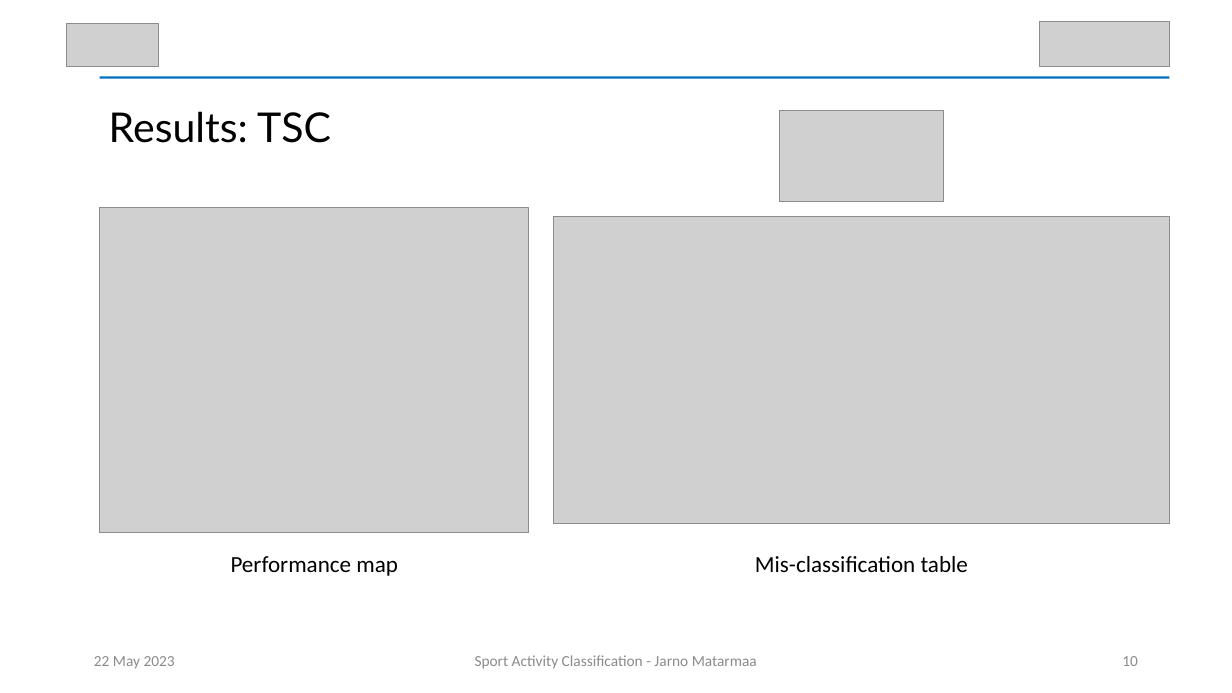
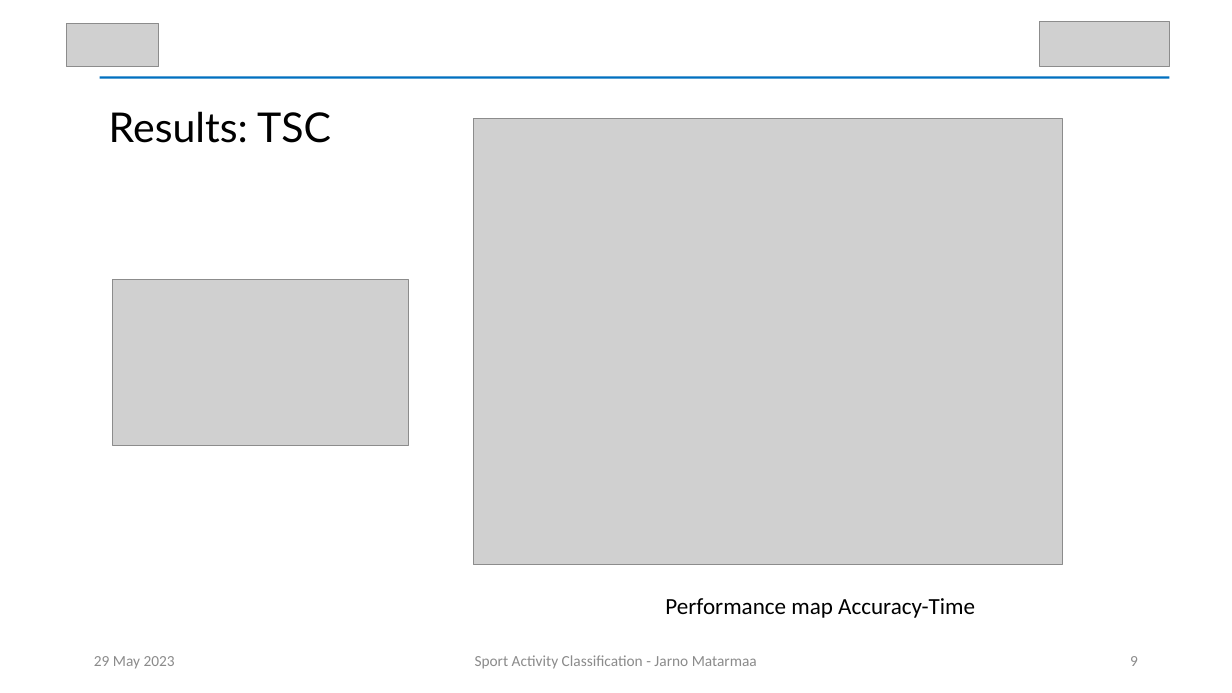
Before and after one commit to JABE22/MasterProject, a slide deck: slide 9 of presentation/SAC_Thesis_Presentation.pptx (slide 10 before the commit). Drawn at 1232x693 pixels with LibreOffice and Linux fonts; fonts in the diff are those of the drawing; grey boxes stand for pictures. Boxes give left, top, right and bottom in pixels: in the first picture for what was removed or moved away, otherwise in the second. Text is boxed around its words. In the diff, an @@ line names an element or a change of style, - is before the commit and + after.

```diff
--- a/presentation/SAC_Thesis_Presentation.pptx
+++ b/presentation/SAC_Thesis_Presentation.pptx
@@ picture: place and size @@
-picture at (100, 208, 530, 533)
+picture at (473, 119, 1063, 566)
@@ picture removed at (554, 217, 1169, 524) @@
@@ picture: place and size @@
-picture at (780, 110, 944, 201)
+picture at (113, 280, 408, 445)
@@ text removed at (755, 556, 968, 572) @@
-Mis-classification table
@@ text at (665, 598, 975, 618): text changed @@
-Performance map
+Performance map Accuracy-Time
@@ text at (94, 656, 175, 669): text changed @@
-22 May 2023
+29 May 2023
@@ page number at (1130, 656, 1138, 666): text changed @@
-10
+9
```
Also in this commit, not shown: 14 other slides changed, 4 slides added, 12 other files.
